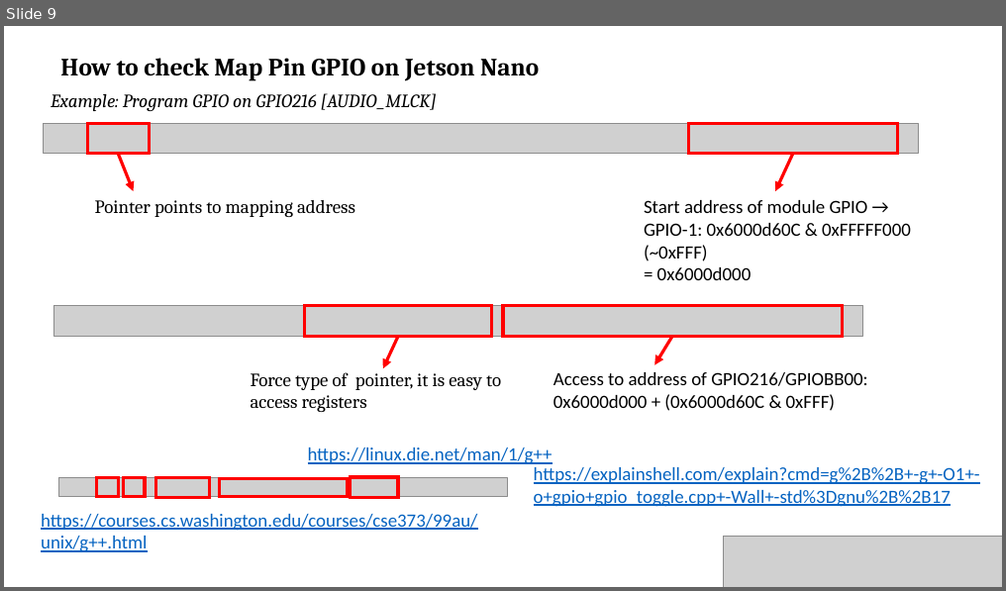
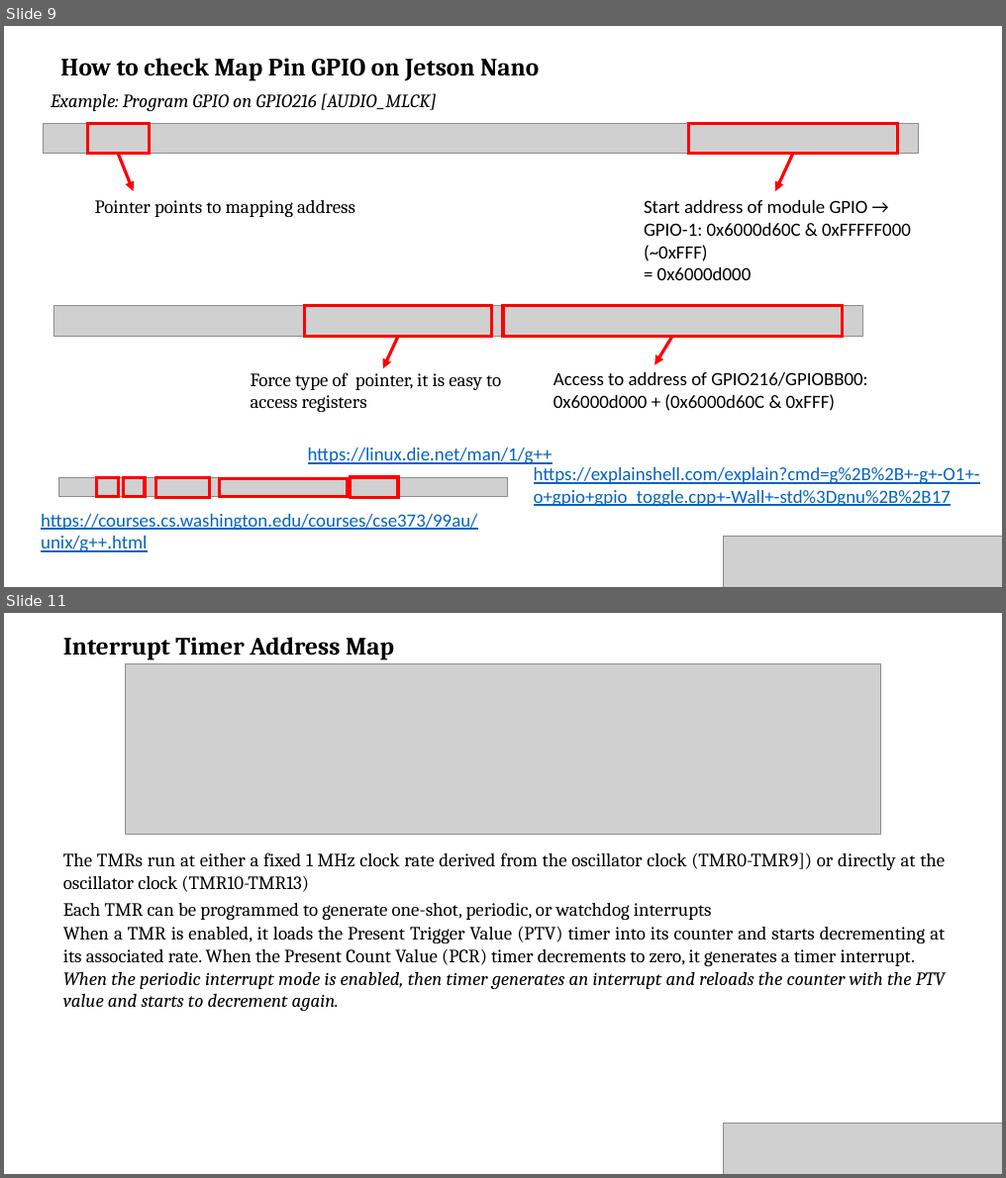
Before and after one commit to thanhhaibk96/Jetson-Nano-Tutorial, a slide deck: Tutorial.pptx. Shown one above the other, each under a label of ours: slide 9 before the commit, slides 9 and 11 after it; the slides between them are not shown. The pictures are 1006x591 and 1006x1178 pixels, drawn with LibreOffice and Linux fonts; fonts in the diff are those of the drawing; grey boxes stand for pictures. Boxes give left, top, right and bottom in pixels: in the first picture for what was removed or moved away, otherwise in the second. Text is boxed around its words. In the diff, an @@ line names an element or a change of style, - is before the commit and + after.

```diff
--- a/Tutorial.pptx
+++ b/Tutorial.pptx
@@ slide 11 added at (x1=4, y1=613, x2=1002, y2=1174), background #FFFFFF @@
@@ text added at (x1=63, y1=637, x2=394, y2=661), 24 pt, text #000000, bold @@
+Interrupt Timer Address Map
@@ picture added at (x1=126, y1=663, x2=881, y2=834) @@
@@ text added at (x1=63, y1=853, x2=944, y2=892), 18 pt, text #000000 @@
+The TMRs run at either a fixed 1 MHz clock rate derived from the oscillator clock (TMR0-TMR9]) or directly at the oscillator clock (TMR10-TMR13)
@@ text added at (x1=63, y1=903, x2=712, y2=920), 18 pt, text #000000 @@
+Each TMR can be programmed to generate one-shot, periodic, or watchdog interrupts
@@ text added at (x1=63, y1=926, x2=944, y2=1011), 18 pt, text #000000 @@
+When a TMR is enabled, it loads the Present Trigger Value (PTV) timer into its counter and starts decrementing at its associated rate. When the Present Count Value (PCR) timer decrements to zero, it generates a timer interrupt.
+When the periodic interrupt mode is enabled, then timer generates an interrupt and reloads the counter with the PTV value and starts to decrement again.
@@ picture added at (x1=724, y1=1124, x2=1002, y2=1174) @@
```
Also in this commit, not shown: 20 other slides added.
